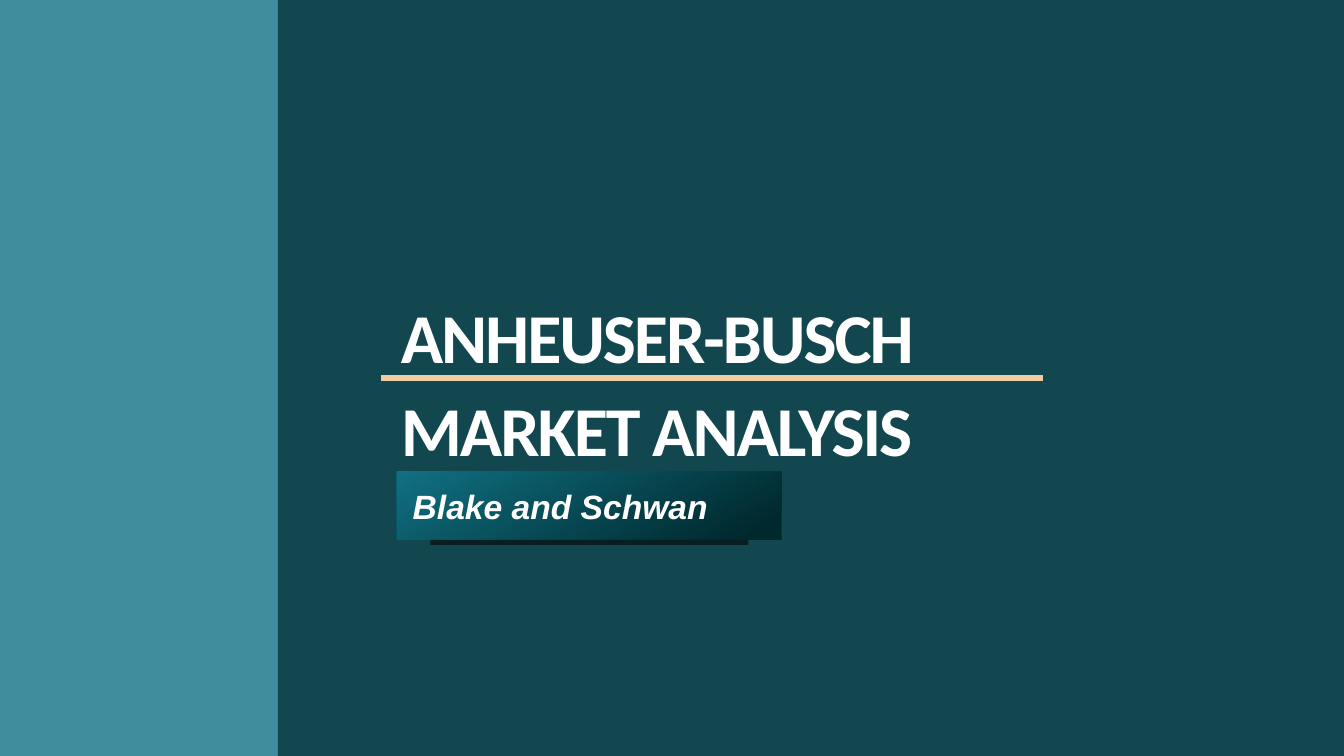
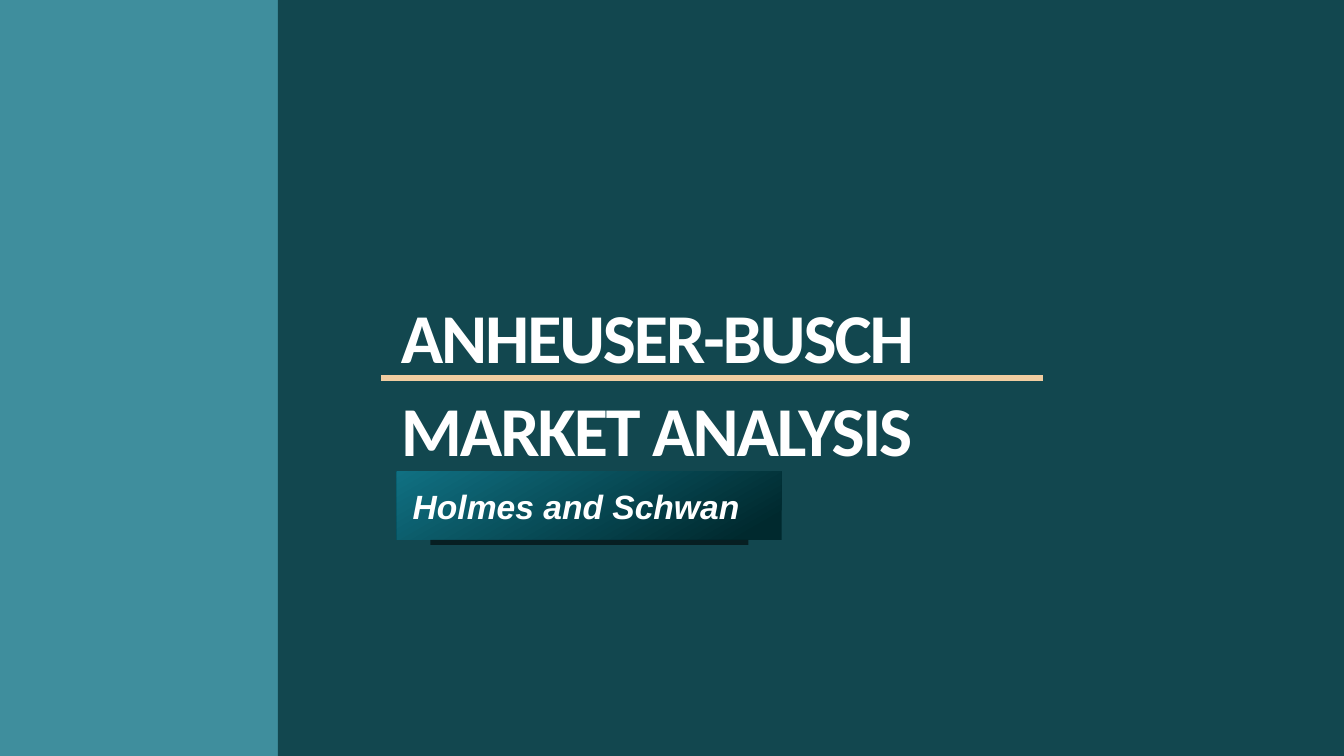
Before and after one commit to bjholmes23/msds6306-case-study-1, a slide deck: slide 1 of Visuals/Presentation.pptx. Drawn at 1344x756 pixels with LibreOffice and Linux fonts; fonts in the diff are those of the drawing; background and template pictures are left out. Boxes give left, top, right and bottom in pixels: in the first picture for what was removed or moved away, otherwise in the second. Text is boxed around its words. In the diff, an @@ line names an element or a change of style, - is before the commit and + after.

Commit message:
Updated for presentation to Bivin.

```diff
--- a/Visuals/Presentation.pptx
+++ b/Visuals/Presentation.pptx
@@ subtitle at bbox=[413, 494, 739, 520]: text changed @@
-Blake and Schwan
+Holmes and Schwan
```
Also in this commit, not shown: 7 other files.
